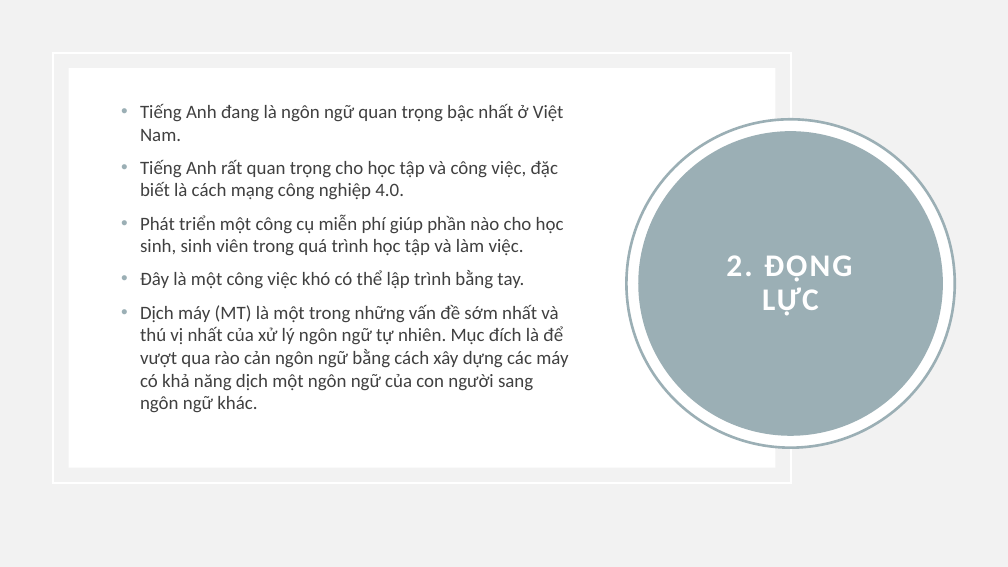
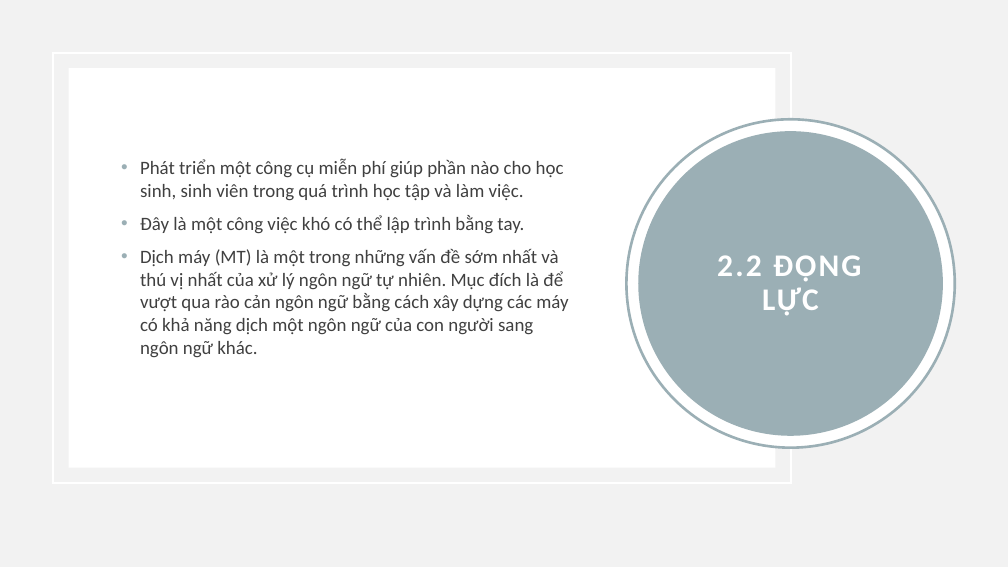
Before and after one commit to nmtri1912/kltn, a slide deck: slide 4 of Tài liệu/Presentation.pptx. Drawn at 1008x567 pixels with LibreOffice and Linux fonts; fonts in the diff are those of the drawing. Boxes give left, top, right and bottom in pixels: in the first picture for what was removed or moved away, otherwise in the second. Text is boxed around its words. In the diff, an @@ line names an element or a change of style, - is before the commit and + after.

```diff
--- a/Tài liệu/Presentation.pptx
+++ b/Tài liệu/Presentation.pptx
@@ text at (x1=140, y1=104, x2=564, y2=199): paragraphs removed @@
-• Tiếng Anh đang là ngôn ngữ quan trọng bậc nhất ở Việt Nam.
-• Tiếng Anh rất quan trọng cho học tập và công việc, đặc biết là cách mạng công nghiệp 4.0.
@@ text in ellipse at (x1=717, y1=255, x2=862, y2=316): text changed @@
-2. ĐỘNG LỰC
+2.2 ĐỘNG LỰC
```
Also in this commit, not shown: 5 other slides changed.
